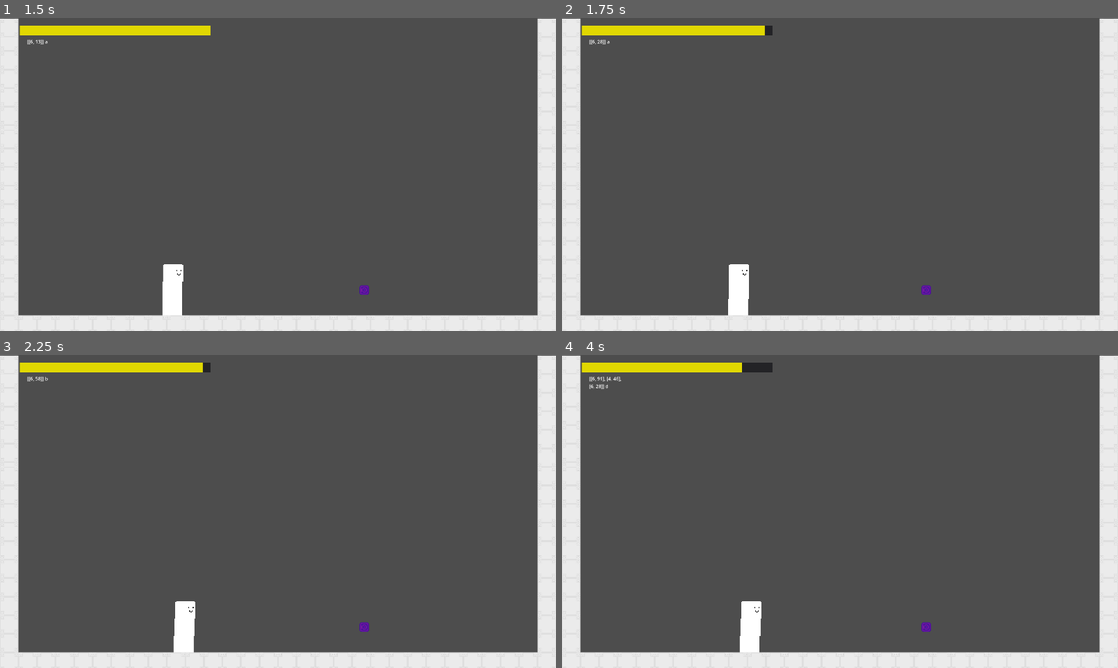
Above: before the commit, frames 1-4 (two rows, left to right).
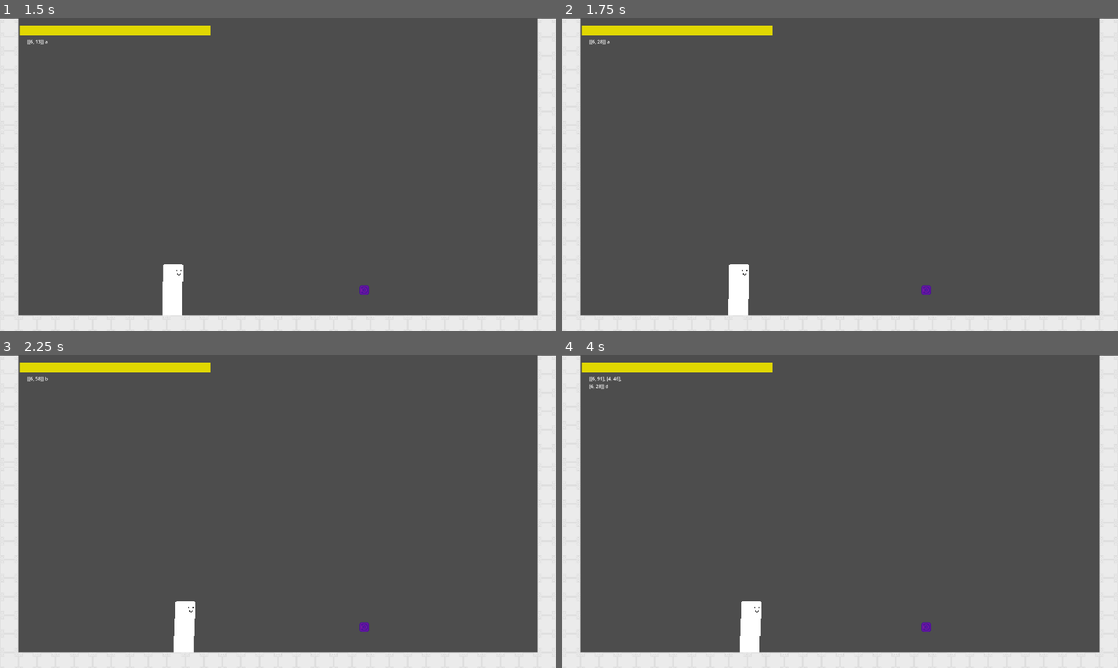
Above: after the commit, the same moments.

Repository: Mysteria0/To-Be-Name-Fighting-Game
Game: Godot game, scene res://menu.tscn
Two runs of this game, one before a commit and one after it. Both use one fixed random seed, a clock stepped at 60 frames per second and the inputs below.
Inputs:
- Up to frame 1 (1.5 s): click "Start" at 0.5 s; tap Enter at 1.25 s; hold D (move_right) from 1.28 s (still down); tap U (action_a) at 1.35 s
- Up to frame 2 (1.75 s): keep holding D (move_right); tap Space at 1.52 s
- Up to frame 3 (2.25 s): keep holding D (move_right); tap I (action_b) at 2.1 s
- Up to frame 4 (4 s): tap Space at 2.27, 3.5, 3.77 s; release D (move_right) at 2.78 s; hold A (move_left) 2.78-3.53 s; tap J (action_c) at 2.85 s; hold D (move_right) from 3.53 s (still down); tap K (action_d) at 3.6 s

Frame 1 is identical in both runs. In frame 2, less than 0.1% of the frame differs, in the area x 36-38%, y 2-6%; in frame 3, less than 0.1%; in frame 4, 0.2%, in the area x 32-38%, y 2-6%.

Commit message:
Streamlined the hurt state

Diff:
--- a/Player.tscn
+++ b/Player.tscn
@@ -129,12 +129,12 @@
 "speed": 5.0
 }]
 
-[node name="Player" type="CharacterBody2D" unique_id=560191563]
+[node name="Player" type="CharacterBody2D" unique_id=560191563 node_paths=PackedStringArray("Hurt_State")]
 collision_layer = 2
 collision_mask = 3
 script = ExtResource("1_kpjcp")
 Max_health = 1000
-Characterinputs = Array[StringName]([&"1"])
+Hurt_State = NodePath("state_machine/Tsurugi Hurt")
 
 [node name="state_machine" type="Node" parent="." unique_id=1273564144 node_paths=PackedStringArray("starting_state")]
 script = ExtResource("16_jatw7")
--- a/Scripts/Projectile enemy/projectile.gd
+++ b/Scripts/Projectile enemy/projectile.gd
@@ -1,8 +1,10 @@
 extends RigidBody2D
 
 @export var projectileDamage : int
-@export var projectilespeed : int
-
+@export var projectileHitstop : int
+@export var projectileSpeed : int
+@export var KnockbackOnGroundhit : Vector2
+@export var KnockbackOnAirhit : Vector2
 signal hit_opponent
 
 # Called when the node enters the scene tree for the first time.
@@ -20,8 +22,5 @@
 
 
 func _on_hit_opponent() -> void:
-	%Player.health -= projectileDamage
-	%Player.hurt = true
-	%Player.knockbackvector = Vector2(-300,-200)
-	%Player.hitstun = 10
+	%Player.Player_hit(projectileDamage,projectileHitstop,KnockbackOnGroundhit,KnockbackOnAirhit)
 	queue_free()
--- a/Scripts/State Machine/Tsurugi States/tsurugi_crouching.gd
+++ b/Scripts/State Machine/Tsurugi States/tsurugi_crouching.gd
@@ -26,6 +26,4 @@
 func process_frame(_delta: float) -> State:
 	if %InputReader.currentMotionInput == 5:
 		return idle_state
-	if parent.hurt:
-		return hurt_state
 	return null
--- a/Scripts/State Machine/Tsurugi States/tsurugi_falling.gd
+++ b/Scripts/State Machine/Tsurugi States/tsurugi_falling.gd
@@ -6,10 +6,6 @@
 func enter() -> void:
 	super()
 
-func process_frame(_delta: float) -> State:
-	if parent.hurt:
-		return hurt_state
-	return null
 
 func process_physics(delta: float) -> State:
 	%MovementCode.Move_Character(5,delta,0)
--- a/Scripts/State Machine/Tsurugi States/tsurugi_hurt.gd
+++ b/Scripts/State Machine/Tsurugi States/tsurugi_hurt.gd
@@ -4,7 +4,8 @@
 @export var idle_state : State
 
 var saved_velocity : Vector2
-
+var knockbackvector : Vector2
+var Hitstun : int
 
 func enter() -> void:
 	super()
@@ -12,8 +13,8 @@
 	parent.velocity *= 0
 
 func process_frame(_delta: float) -> State:
-	if parent.hitstun > 0:
-		parent.hitstun -= 1
+	if Hitstun > 0:
+		Hitstun -= 1
 	else:
 		parent.hurt = false
 
@@ -27,6 +28,6 @@
 
 func Knockback() -> void:
 	if saved_velocity.y != 0:
-		parent.velocity.y += parent.knockbackvector.y
-	parent.velocity.x += parent.knockbackvector.x*parent.direction
+		parent.velocity.y += knockbackvector.y
+	parent.velocity.x += knockbackvector.x*parent.direction
 	parent.move_and_slide()
--- a/Scripts/State Machine/Tsurugi States/tsurugi_jump.gd
+++ b/Scripts/State Machine/Tsurugi States/tsurugi_jump.gd
@@ -20,8 +20,3 @@
 
 func _on_sprites_animation_finished() -> void:
 	whydoihavetouseaboolean = true
-
-func process_frame(_delta: float) -> State:
-	if parent.hurt:
-		return hurt_state
-	return null
--- a/Scripts/State Machine/Tsurugi States/tsurugi_landing.gd
+++ b/Scripts/State Machine/Tsurugi States/tsurugi_landing.gd
@@ -21,8 +21,3 @@
 
 func _on_sprites_animation_finished() -> void:
 	hopethisworks = true
-
-func process_frame(_delta: float) -> State:
-	if parent.hurt:
-		return hurt_state
-	return null
--- a/Scripts/State Machine/Tsurugi States/tsurugi_moving.gd
+++ b/Scripts/State Machine/Tsurugi States/tsurugi_moving.gd
@@ -25,6 +25,4 @@
 func process_frame(_delta: float) -> State:
 	if %InputReader.currentMotionInput == 5:
 		return idle_state
-	if parent.hurt:
-		return hurt_state
 	return null
--- a/Scripts/Universal Code/Player.gd
+++ b/Scripts/Universal Code/Player.gd
@@ -11,13 +11,10 @@
 @export_group('Character Variables')
 @export var Max_health : int
 
-@export_group('Character command list')
-@export var Characterinputs : Array[StringName];
+@export_group('Referals')
+@export var Hurt_State : State;
 
 var health : int
-var hurt : bool
-var knockbackvector : Vector2
-var hitstun : int
 var direction : int # value 1 means facing right, value -1 means facing left
 
 
@@ -37,5 +34,11 @@
 	state_machine.process_frame(delta)
 
 
-func _on_input_reader_healthdebug(Healamount: int) -> void:
-	health += Healamount
+func Player_hit(Damage : int, hitstun : int, On_groundedhit : Vector2, On_airhit) -> void:
+	health -= Damage
+	Hurt_State.Hitstun = hitstun
+	if !is_on_floor():
+		Hurt_State.knockbackvector = On_airhit
+	else:
+		Hurt_State.knockbackvector = On_groundedhit
+	state_machine.change_state(Hurt_State)
